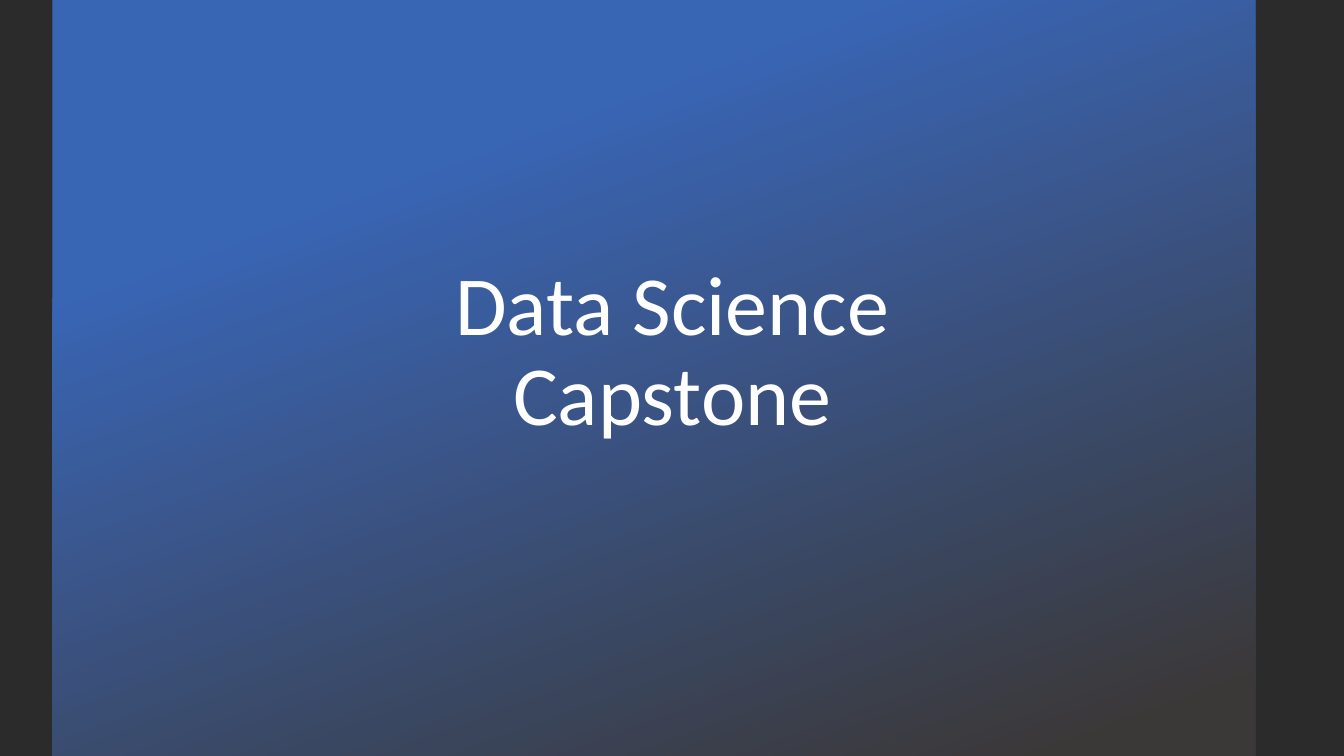
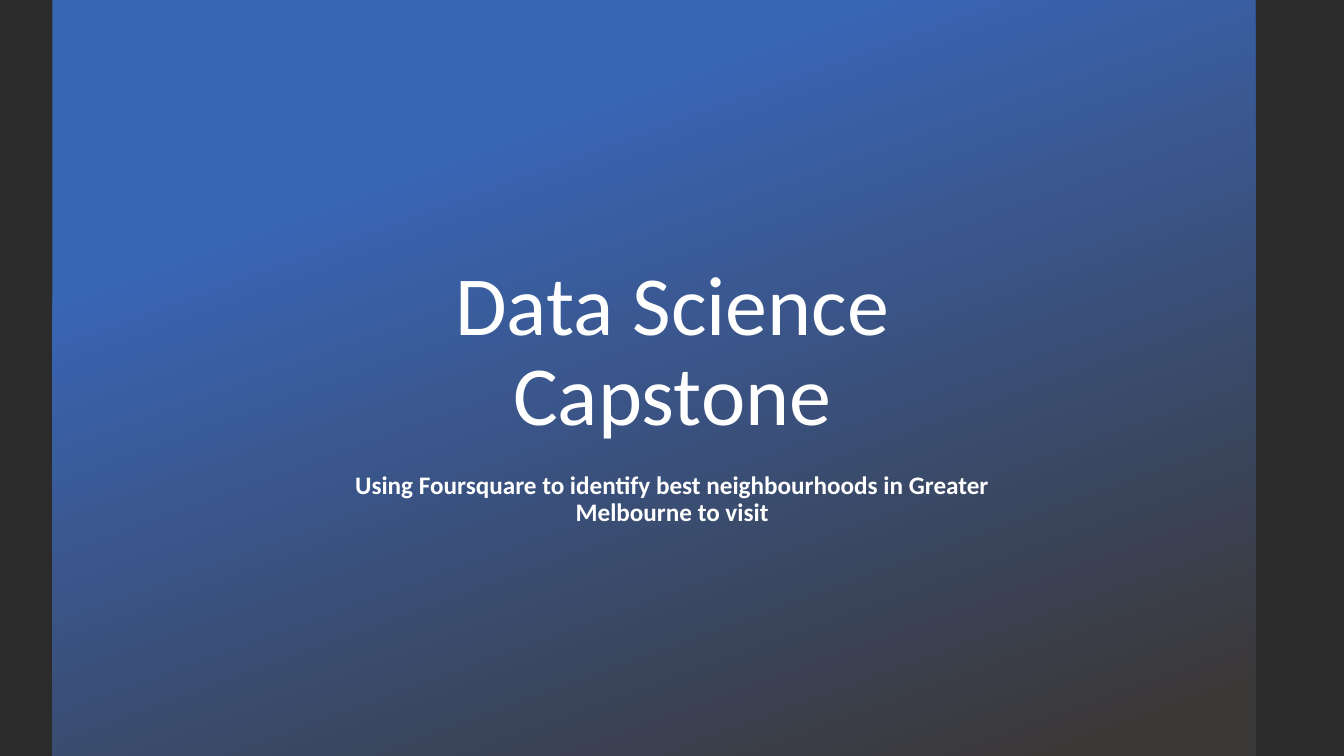
Before and after one commit to KIGet/IBM_DataScience_Capstone, a slide deck: slide 1 of Final Report.pptx. Drawn at 1344x756 pixels with LibreOffice and Linux fonts; fonts in the diff are those of the drawing; background and template pictures are left out; a plain dark background stands for a picture behind light text. Boxes give left, top, right and bottom in pixels: in the first picture for what was removed or moved away, otherwise in the second. Text is boxed around its words. In the diff, an @@ line names an element or a change of style, - is before the commit and + after.

Commit message:
update file

```diff
--- a/Final Report.pptx
+++ b/Final Report.pptx
@@ subtitle added at [355,476,989,521], 18 pt, text #FFFFFF, bold @@
+Using Foursquare to identify best neighbourhoods in Greater Melbourne to visit
```
Also in this commit, not shown: 7 slides added.
